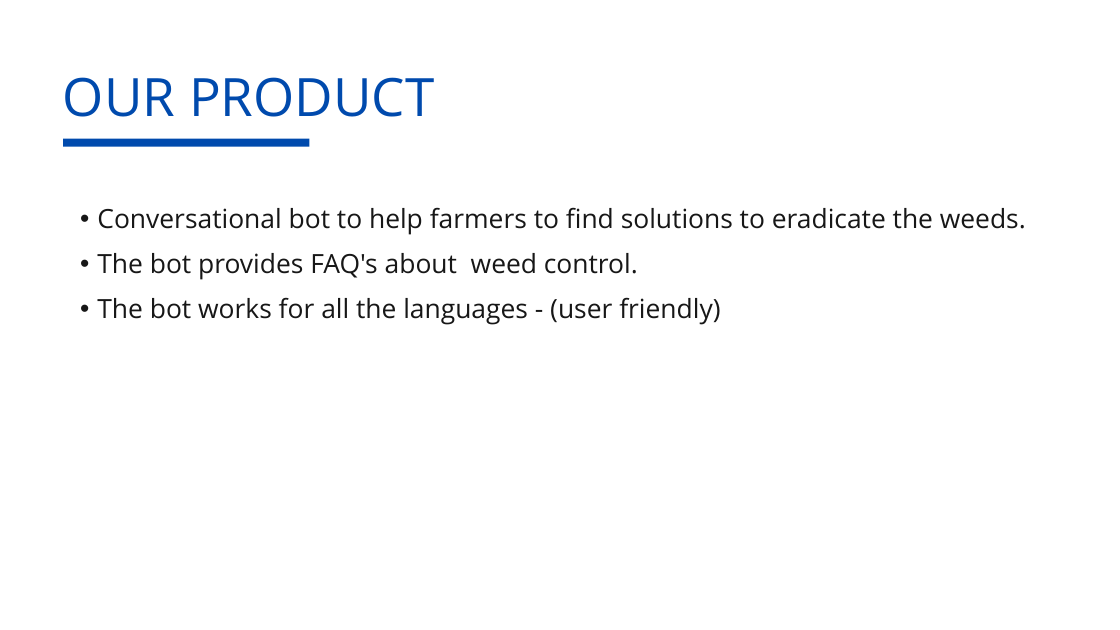
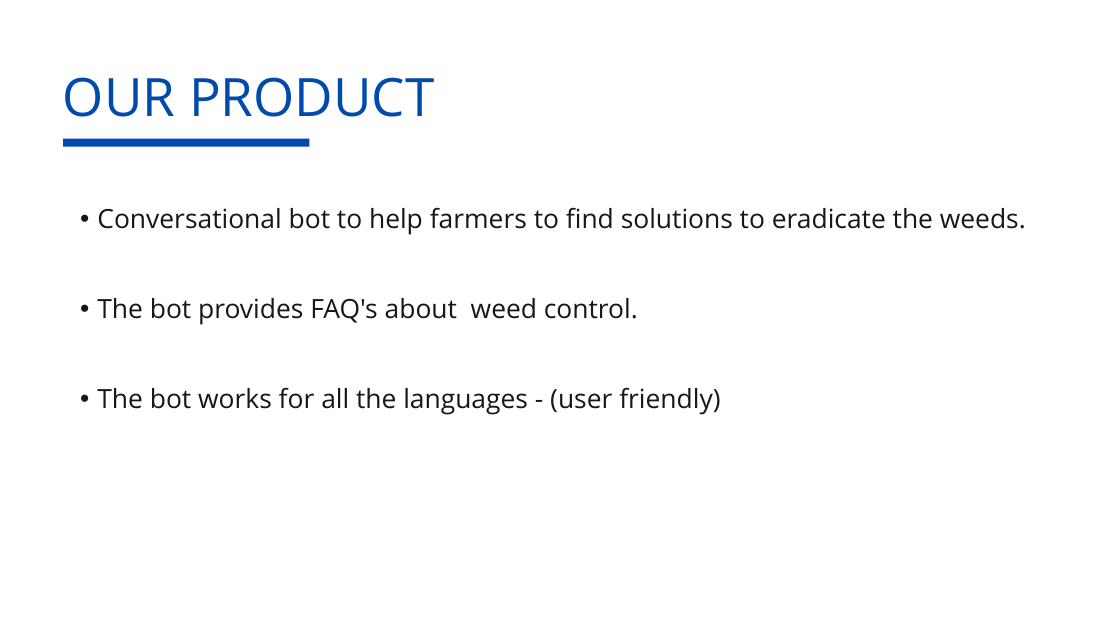
Before and after one commit to Akhila99/AgroBot-SheHacks-DecisionTree, a slide deck: slide 2 of Agrobot.pptx. Drawn at 1120x630 pixels with LibreOffice and Linux fonts; fonts in the diff are those of the drawing. Boxes give left, top, right and bottom in pixels: in the first picture for what was removed or moved away, otherwise in the second. Text is boxed around its words. In the diff, an @@ line names an element or a change of style, - is before the commit and + after.

```diff
--- a/Agrobot.pptx
+++ b/Agrobot.pptx
@@ text "Conversational bot to help farmers ..." rewrapped from box(97, 207, 1026, 325) to box(97, 207, 1026, 415) @@
```
Also in this commit, not shown: 2 other slides changed.
